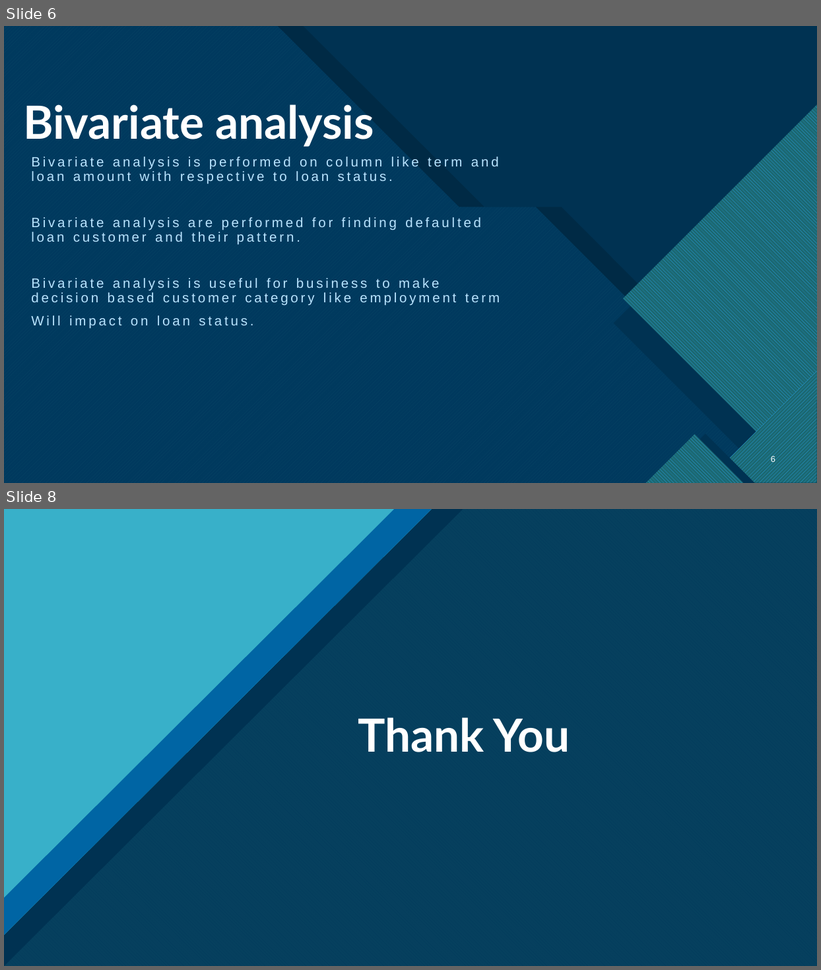
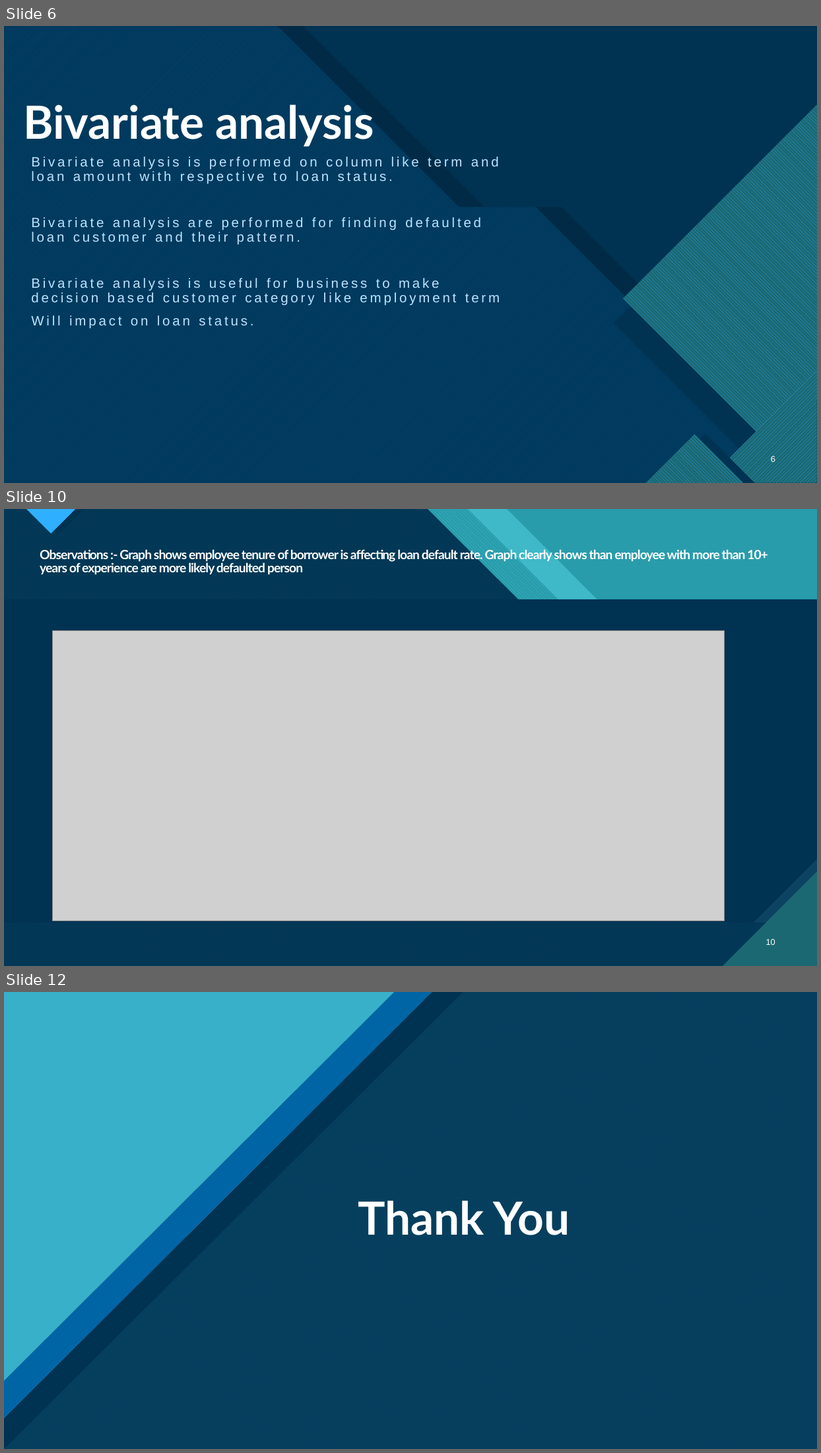
Before and after one commit to AkshayPeddarajula/lending_club, a slide deck: Lender club case study.pptx. Shown one above the other, each under a label of ours: slides 6 and 8 before the commit, slides 6, 10 and 12 after it; the slides between them are not shown. The pictures are 821x970 and 821x1453 pixels, drawn with LibreOffice and Linux fonts; fonts in the diff are those of the drawing; grey boxes stand for pictures. Boxes give left, top, right and bottom in pixels: in the first picture for what was removed or moved away, otherwise in the second. Text is boxed around its words. In the diff, an @@ line names an element or a change of style, - is before the commit and + after.

```diff
--- a/Lender club case study.pptx
+++ b/Lender club case study.pptx
@@ slide 10 added at <box>4,509,817,966</box>, background #47C3D3; not listed: 13 template elements that a slide beside it also shows @@
@@ rectangle added at <box>4,509,817,966</box>, fill #299CAB @@
@@ rectangle added at <box>4,509,817,966</box>, fill #299CAB @@
@@ freeform shape added at <box>4,509,817,966</box>, fill #47C3D3 at 74% opacity @@
@@ freeform shape added at <box>4,509,817,966</box>, fill pattern #47C3D3 on #1B6872 @@
@@ freeform shape added at <box>4,509,817,966</box>, fill #003352 at 90% opacity @@
@@ title added at <box>40,548,768,575</box>, 15 pt, text #FFFFFF, bold @@
+Observations :- Graph shows employee tenure of borrower is affecting loan default rate. Graph clearly shows than employee with more than 10+ years of experience are more likely defaulted person
@@ picture added at <box>53,631,725,921</box> @@
@@ page number added at <box>766,939,776,945</box>, 10 pt, text #FFFFFF @@
+10
@@ what was slide 8 is now slide 12 @@
```
Also in this commit, not shown: 4 other slides added, 1 slide removed.
